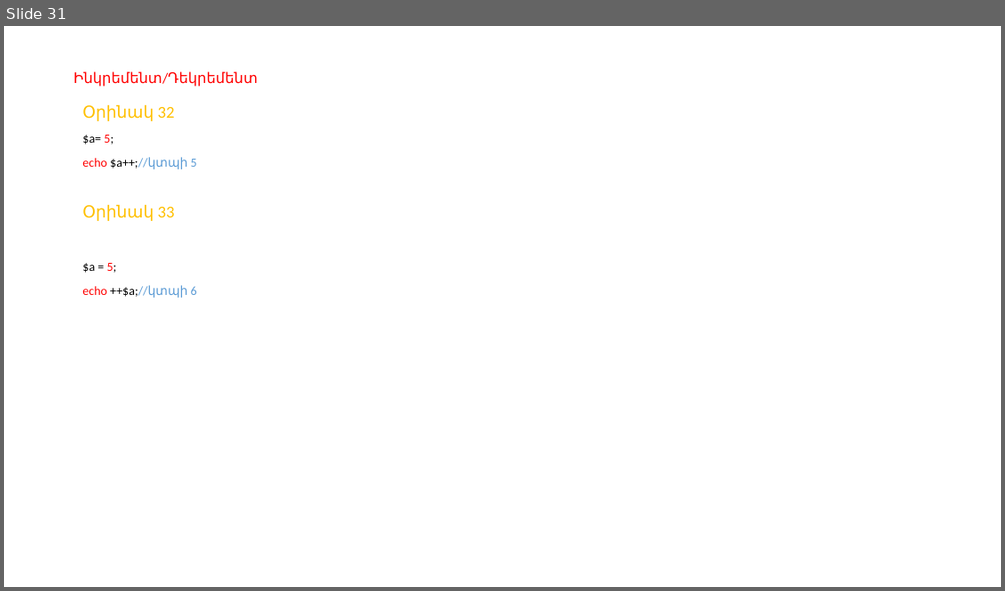
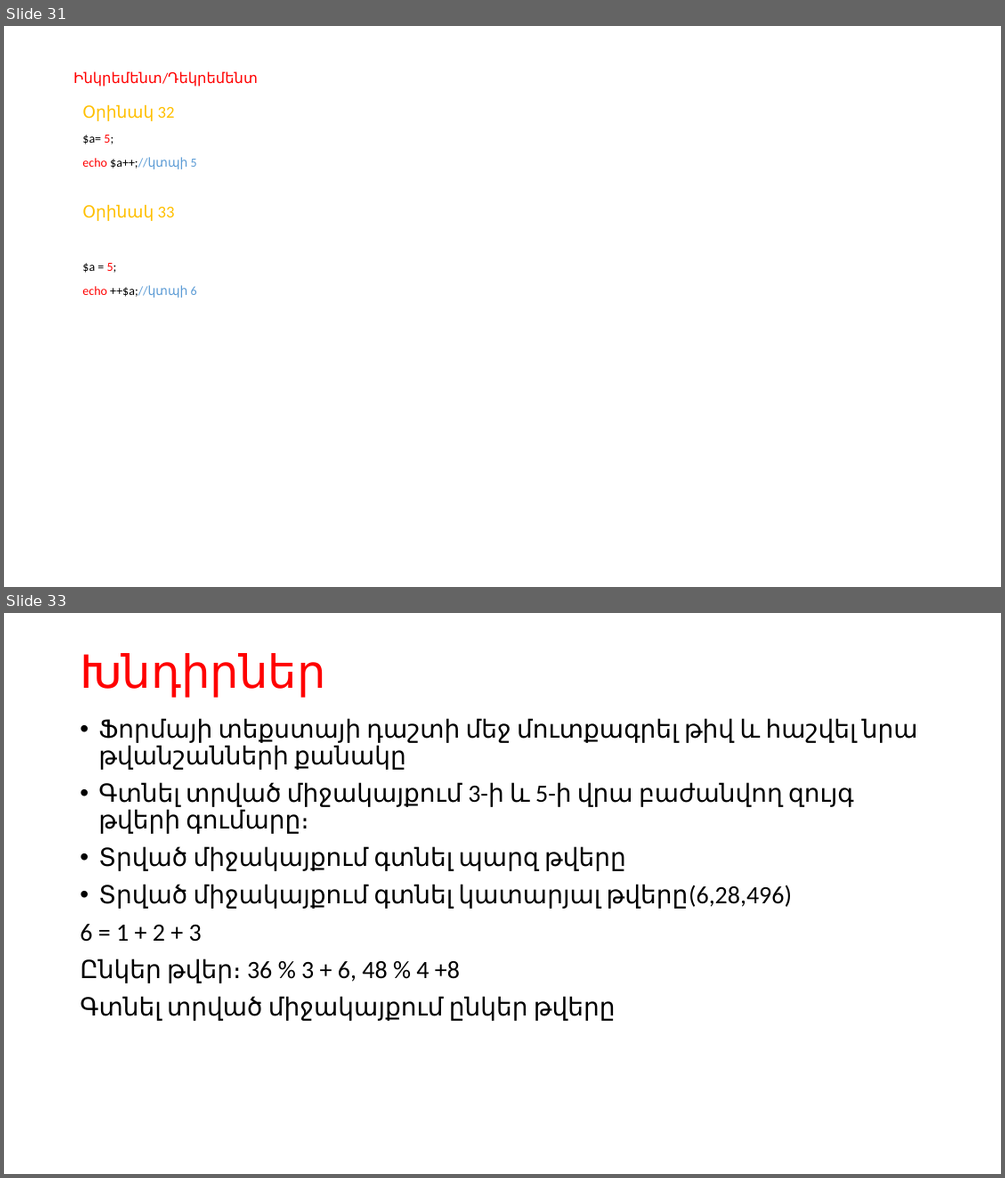
Before and after one commit to gevorgdarbinyan/Training, a slide deck: 5/Web ծրագրավորման դասընթաց - Դաս 5.pptx. Shown one above the other, each under a label of ours: slide 31 before the commit, slides 31 and 33 after it; the slides between them are not shown. The pictures are 1005x591 and 1005x1178 pixels, drawn with LibreOffice and Linux fonts; fonts in the diff are those of the drawing. Boxes give left, top, right and bottom in pixels: in the first picture for what was removed or moved away, otherwise in the second. Text is boxed around its words. In the diff, an @@ line names an element or a change of style, - is before the commit and + after.

```diff
--- a/5/Web ծրագրավորման դասընթաց - Դաս 5.pptx
+++ b/5/Web ծրագրավորման դասընթաց - Դաս 5.pptx
@@ slide 33 added at bbox=[4, 613, 1001, 1174], background #FFFFFF @@
@@ title added at bbox=[80, 653, 326, 697], 44 pt, text #FF0000 @@
+Խնդիրներ
@@ text added at bbox=[80, 718, 918, 1021], 24 pt, text #000000 @@
+• Ֆորմայի տեքստայի դաշտի մեջ մուտքագրել թիվ և հաշվել նրա թվանշանների քանակը
+• Գտնել տրված միջակայքում 3-ի և 5-ի վրա բաժանվող զույգ թվերի գումարը։
+• Տրված միջակայքում գտնել պարզ թվերը
+• Տրված միջակայքում գտնել կատարյալ թվերը(6,28,496)
+6 = 1 + 2 + 3
+Ընկեր թվեր։ 36 % 3 + 6, 48 % 4 +8
+Գտնել տրված միջակայքում ընկեր թվերը
```
Also in this commit, not shown: 13 slides changed, 2 other slides added, 5 other files.
